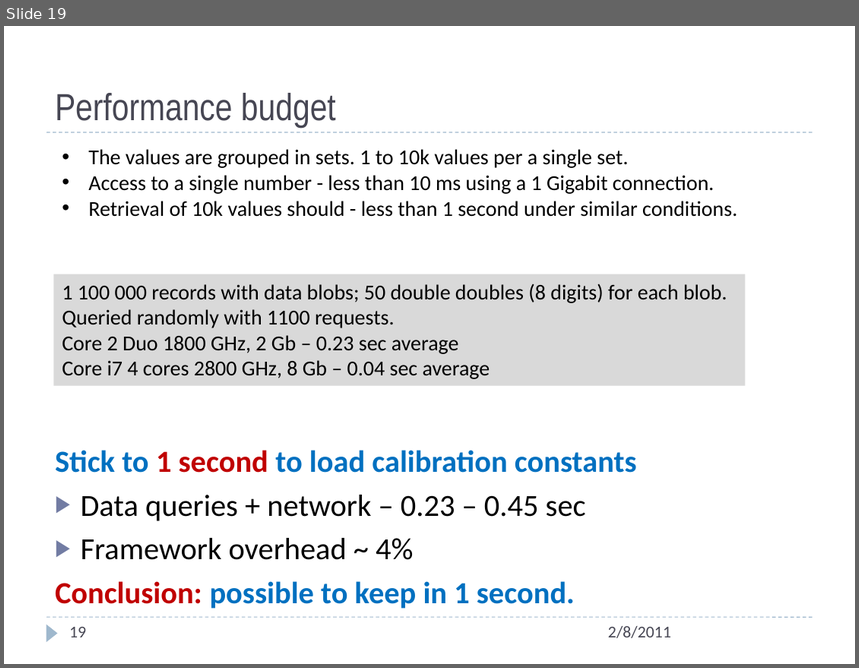
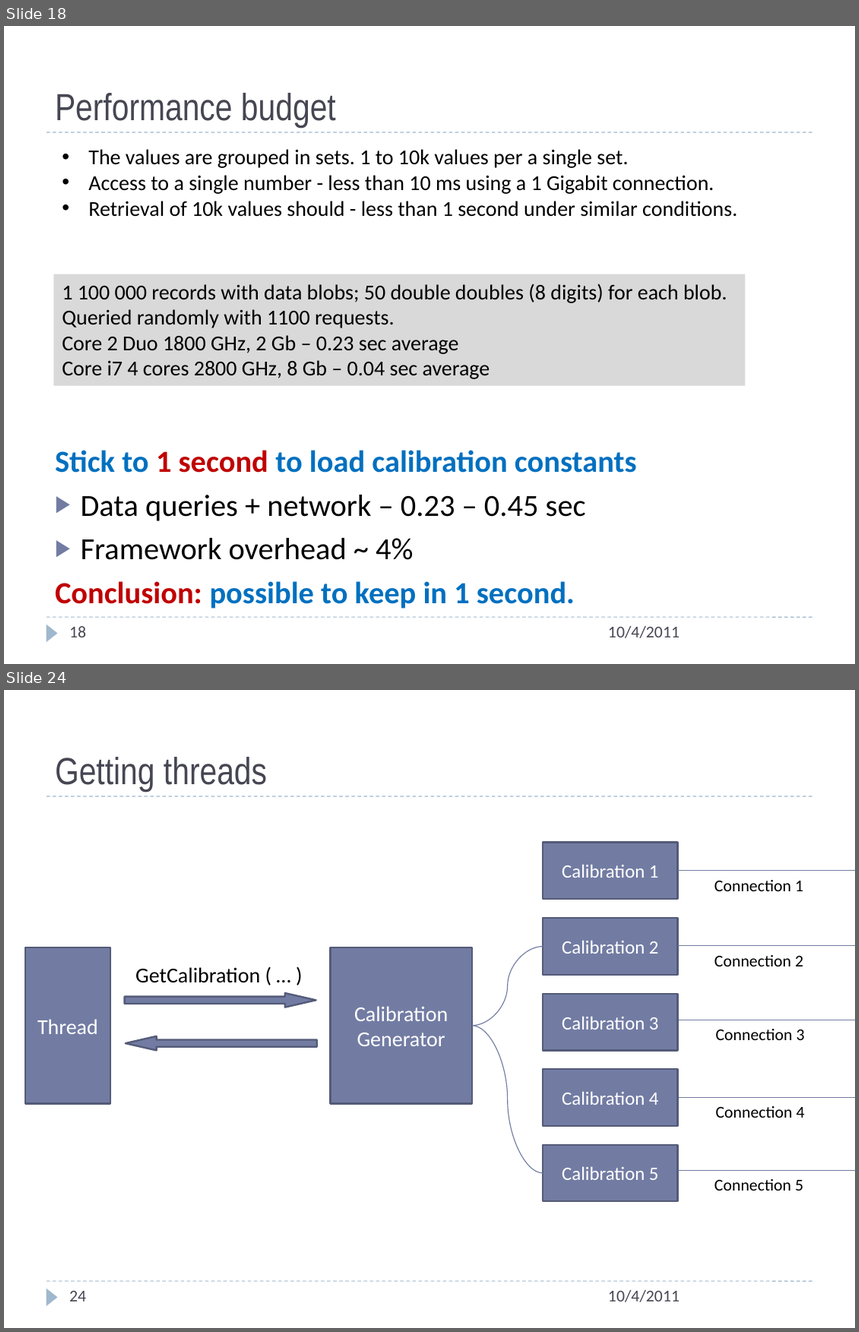
Before and after one commit to JeffersonLab/ccdb, a slide deck: doc/ccdb_design_romanovda.pptx. Shown one above the other, each under a label of ours: slide 19 before the commit, slides 18 and 24 after it; the slides between them are not shown. The pictures are 859x668 and 859x1332 pixels, drawn with LibreOffice and Linux fonts; fonts in the diff are those of the drawing. Boxes give left, top, right and bottom in pixels: in the first picture for what was removed or moved away, otherwise in the second. Text is boxed around its words. In the diff, an @@ line names an element or a change of style, - is before the commit and + after.

```diff
--- a/doc/ccdb_design_romanovda.pptx
+++ b/doc/ccdb_design_romanovda.pptx
@@ slide 24 added at <box>4,690,855,1328</box>, background #FFFFFF; not listed: 3 template elements that a slide beside it also shows @@
@@ title added at <box>55,757,267,792</box>, 32 pt, text #464653 @@
+Getting threads
@@ rectangle added at <box>543,842,677,900</box>, fill #727CA3, outline #545C79 1.5 pt, 16 pt, text #FFFFFF @@
+Calibration 1
@@ line added from (678, 870) to (855, 870), #727CA3 0.75 pt @@
@@ text added at <box>715,880,804,891</box>, 14 pt, text #000000 @@
+Connection 1
@@ rectangle added at <box>543,918,677,975</box>, fill #727CA3, outline #545C79 1.5 pt, 16 pt, text #FFFFFF @@
+Calibration 2
@@ rectangle added at <box>25,948,110,1103</box>, fill #727CA3, outline #545C79 1.5 pt, 18 pt, text #FFFFFF @@
+Thread
@@ rectangle added at <box>330,948,472,1103</box>, fill #727CA3, outline #545C79 1.5 pt, 18 pt, text #FFFFFF @@
+Calibration
+Generator
@@ curved line added from (472, 1025) to (543, 946), #727CA3 0.75 pt @@
@@ line added from (678, 946) to (855, 946), #727CA3 0.75 pt @@
@@ text added at <box>715,955,804,967</box>, 14 pt, text #000000 @@
+Connection 2
@@ text added at <box>135,967,260,983</box>, 18 pt, text #000000 @@
+GetCalibration ( … )
@@ right arrow added at <box>125,993,316,1008</box>, fill #727CA3, outline #545C79 1.5 pt @@
@@ rectangle added at <box>543,994,677,1051</box>, fill #727CA3, outline #545C79 1.5 pt, 16 pt, text #FFFFFF @@
+Calibration 3
@@ curved line added from (472, 1025) to (543, 1173), #727CA3 0.75 pt @@
@@ line added from (679, 1021) to (855, 1021), #727CA3 0.75 pt @@
@@ text added at <box>716,1029,805,1040</box>, 14 pt, text #000000 @@
+Connection 3
@@ right arrow added at <box>126,1037,317,1051</box>, fill #727CA3, outline #545C79 1.5 pt @@
@@ rectangle added at <box>543,1070,677,1127</box>, fill #727CA3, outline #545C79 1.5 pt, 16 pt, text #FFFFFF @@
+Calibration 4
@@ line added from (679, 1097) to (855, 1097), #727CA3 0.75 pt @@
@@ text added at <box>716,1106,805,1118</box>, 14 pt, text #000000 @@
+Connection 4
@@ rectangle added at <box>543,1145,677,1202</box>, fill #727CA3, outline #545C79 1.5 pt, 16 pt, text #FFFFFF @@
+Calibration 5
@@ line added from (678, 1171) to (855, 1171), #727CA3 0.75 pt @@
@@ text added at <box>715,1179,804,1191</box>, 14 pt, text #000000 @@
+Connection 5
@@ page number added at <box>69,1291,86,1302</box>, 14 pt, text #464653 @@
+24
@@ text added at <box>608,1290,680,1303</box>, 14 pt, text #464653 @@
+10/4/2011
@@ what was slide 19 is now slide 18 @@
@@ slide 18 changed as well @@
@@ page number at <box>69,626,86,638</box>: text changed @@
-19
+18
@@ text at <box>608,626,680,639</box>: text changed @@
-2/8/2011
+10/4/2011
```
Also in this commit, not shown: 19 other slides changed, 5 other slides added, 1 slide removed, 14 other files.
